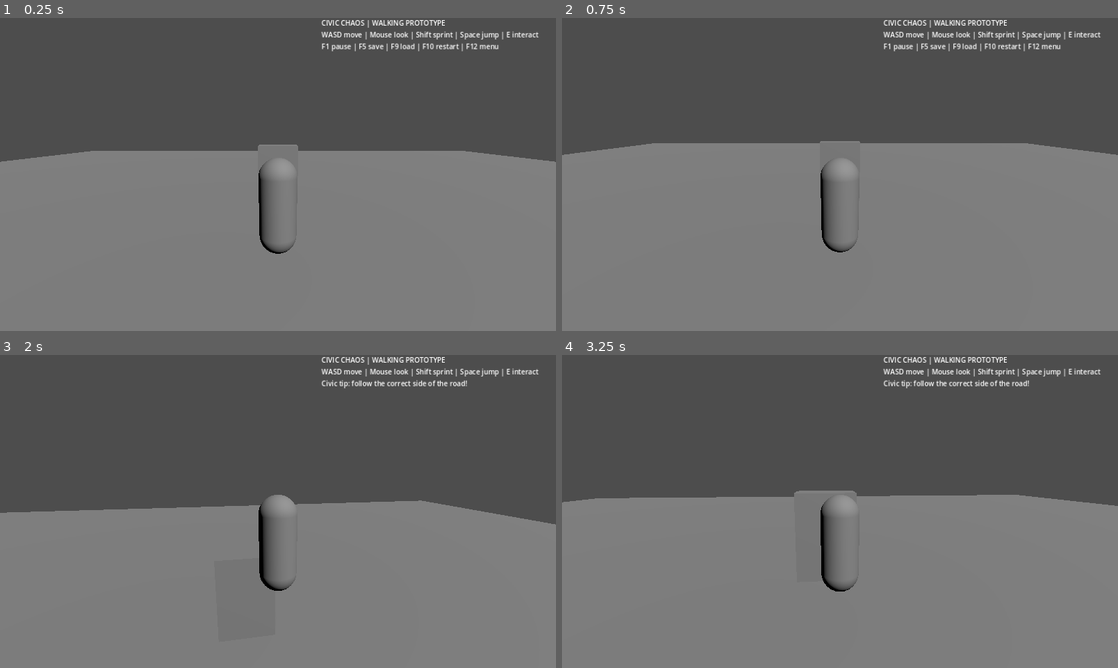
Above: before the commit, frames 1-4 (two rows, left to right).
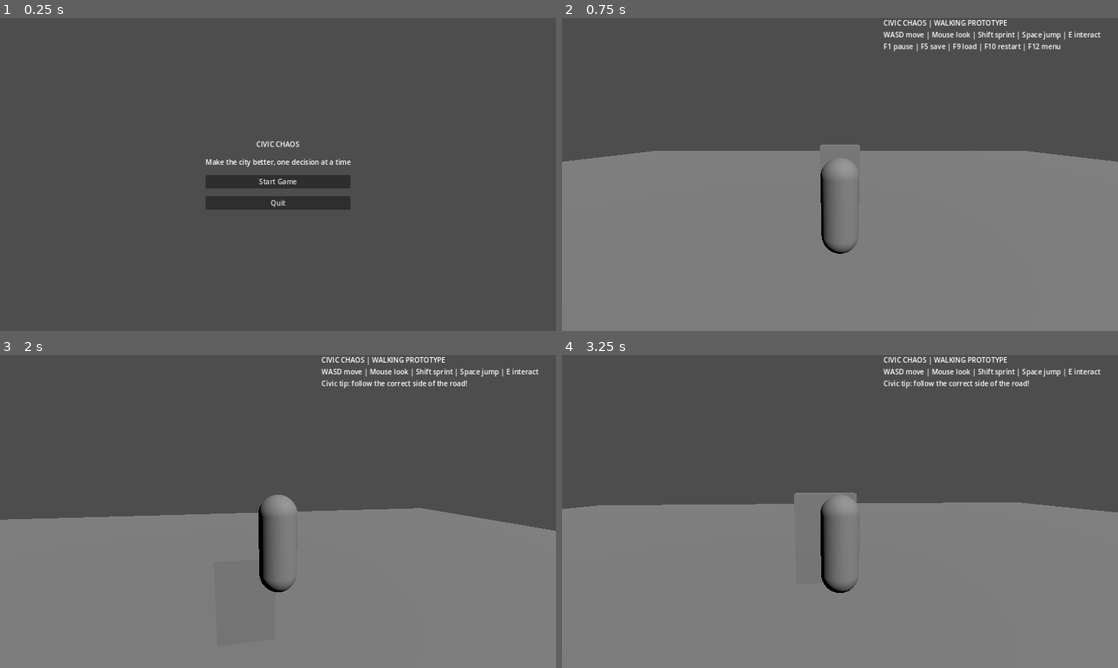
Above: after the commit, the same moments.

Repository: gauravprajapat-23/civic-chaos
Game: Godot game, scene res://scenes/core/menu.tscn
The game is run twice, just before and just after one commit, with the same random seed, the same clock (stepped at 60 frames per second) and the same inputs. Before the commit the project starts from res://scenes/core/main.tscn.
Inputs (mouse positions are in pixels of both pictures, inside the frame that each line leads up to):
- Up to frame 1 (0.25 s): no input
- Up to frame 2 (0.75 s): click (840, 180) at 0.5 s, where only the run after the commit has a clickable "Start Game"
- Up to frame 3 (2 s): tap Enter at 1.25 s; move the mouse to (305, 511) at 1.27 s; hold W (move_forward) from 1.28 s (still down); hold E (interact) from 1.28 s (still down); tap Space (jump) at 1.52 s
- Up to frame 4 (3.25 s): keep holding W (move_forward); move the mouse to (812, 511) at 2.02 s; release E (interact) at 2.03 s; tap Shift (sprint) at 2.1 s; tap Space (jump) at 2.27 s; move the mouse to (851, 505) at 2.77 s; hold E (interact) from 2.78 s (still down)

The runs differ from the first frame. In frame 1, 58% of the frame differs, in the area x 0-100%, y 0-100%; in frame 2, 2.4%; in frame 3, 2.2%; in frame 4, 2.2%.

Commit message:
feat(cc-005): integrate lifecycle in project.godot

Diff:
--- a/project.godot
+++ b/project.godot
@@ -1,10 +1,10 @@
 ; Engine configuration file.
-; Civic Chaos — foundation scaffold (Godot 4.x)
+; Civic Chaos — Godot 4.x foundation
 config_version=5
 
 [application]
 config/name="Civic Chaos"
-run/main_scene="res://scenes/core/main.tscn"
+run/main_scene="res://scenes/core/menu.tscn"
 config/features=PackedStringArray("4.3", "GL Compatibility")
 
 [rendering]
